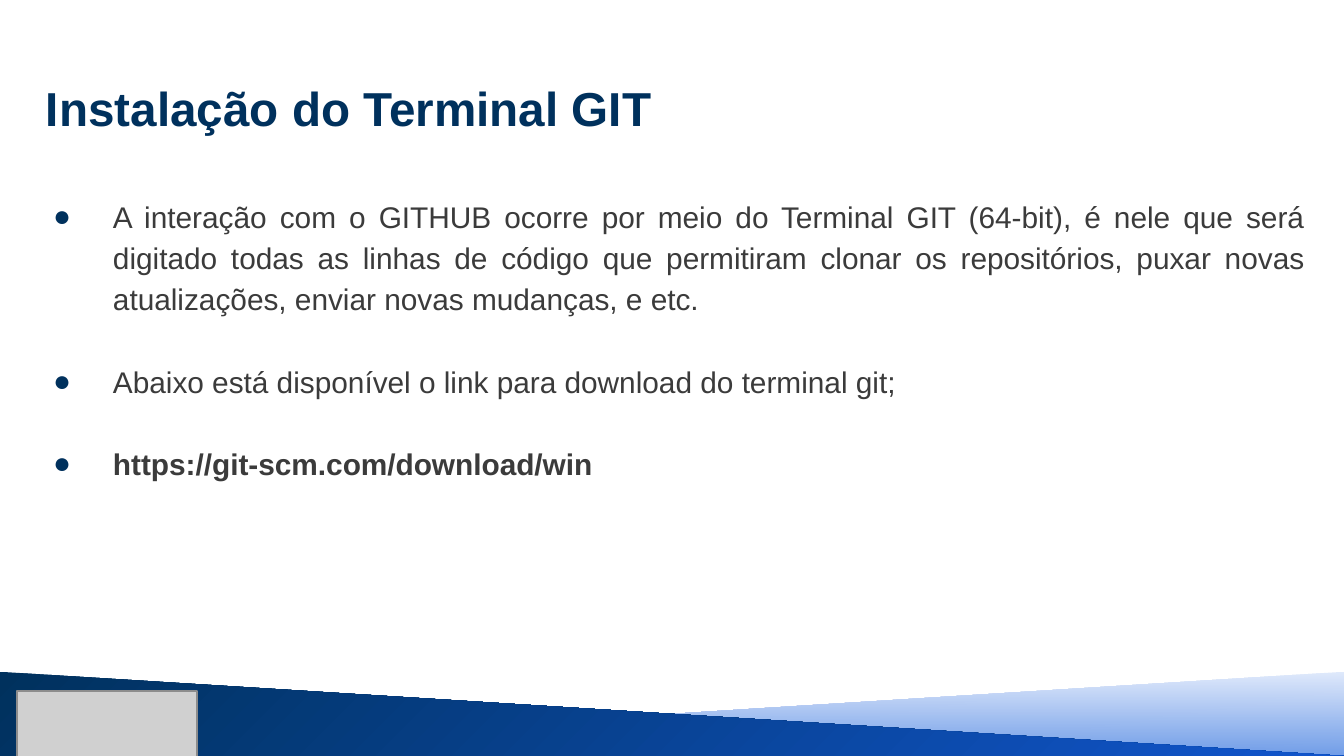
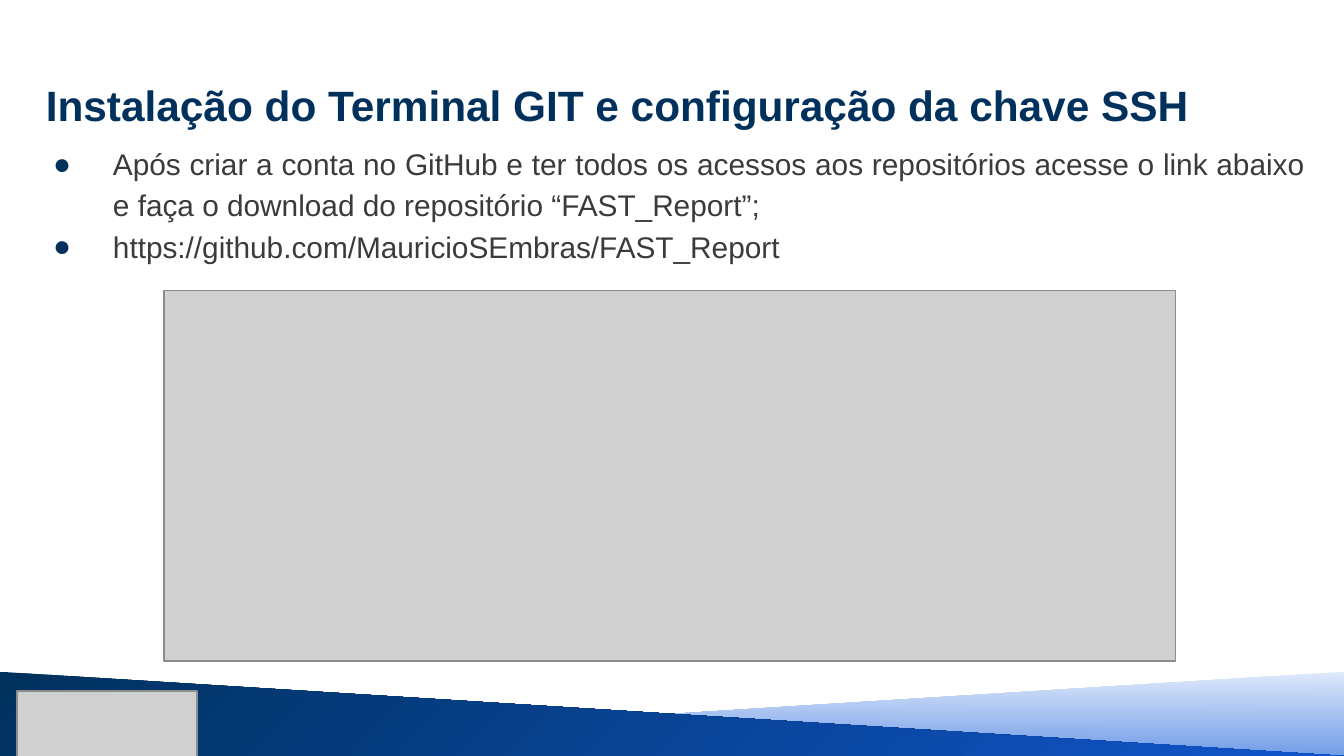
Before and after one commit to MauricioSEmbras/FAST_Report, a slide deck: slide 4 of Treinamento FAST REPORT/treinamento fast - nível 1 parte 1.pptx (slide 3 before the commit). Drawn at 1344x756 pixels with LibreOffice and Linux fonts; fonts in the diff are those of the drawing; grey boxes stand for pictures. Boxes give left, top, right and bottom in pixels: in the first picture for what was removed or moved away, otherwise in the second. Text is boxed around its words. In the diff, an @@ line names an element or a change of style, - is before the commit and + after.

```diff
--- a/Treinamento FAST REPORT/treinamento fast - nível 1 parte 1.pptx
+++ b/Treinamento FAST REPORT/treinamento fast - nível 1 parte 1.pptx
@@ title at <box>46,90,1188,129</box>: text changed; size 25.5 to 22.7 pt @@
-Instalação do Terminal GIT
+Instalação do Terminal GIT e configuração da chave SSH
@@ text at <box>113,153,1304,263</box>: text changed @@
-● A interação com o GITHUB ocorre por meio do Terminal GIT (64-bit), é nele que será digitado todas as linhas de código que permitiram clonar os repositórios, puxar novas atualizações, enviar novas mudanças, e etc.
-● Abaixo está disponível o link para download do terminal git;
-● https://git-scm.com/download/win
+● Após criar a conta no GitHub e ter todos os acessos aos repositórios acesse o link abaixo e faça o download do repositório “FAST_Report”;
+● https://github.com/MauricioSEmbras/FAST_Report
@@ picture added at <box>164,290,1176,661</box> @@
```
Also in this commit, not shown: 9 other slides changed, 6 slides added, 5 slides removed, 1 other file.
